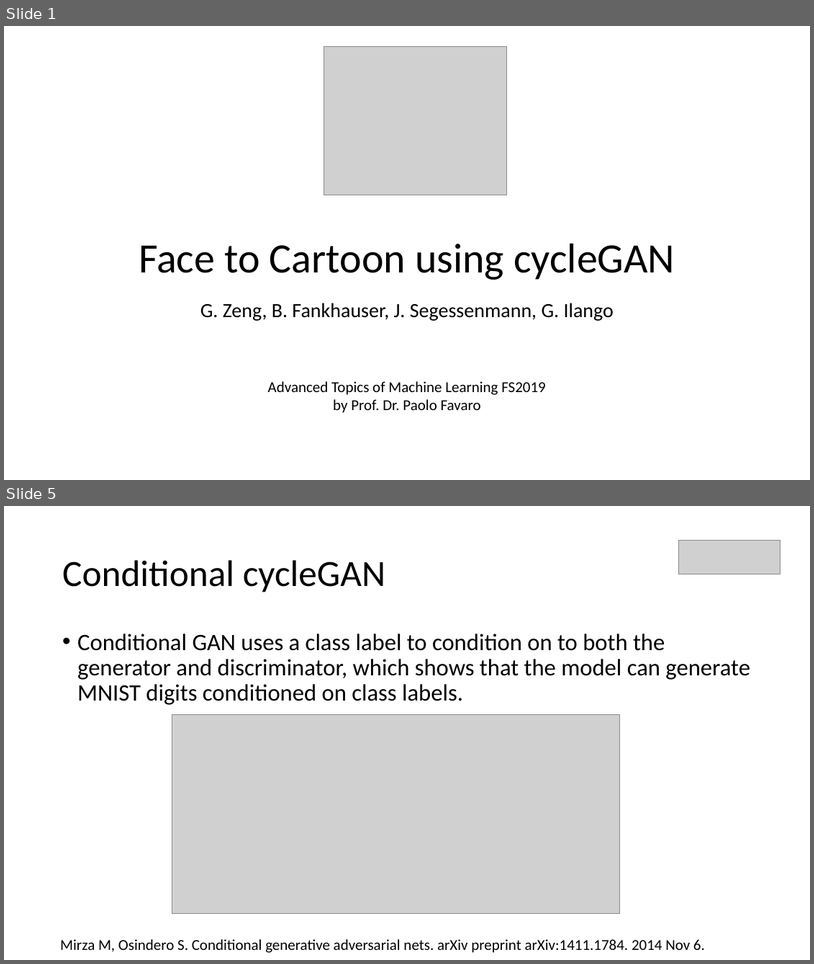
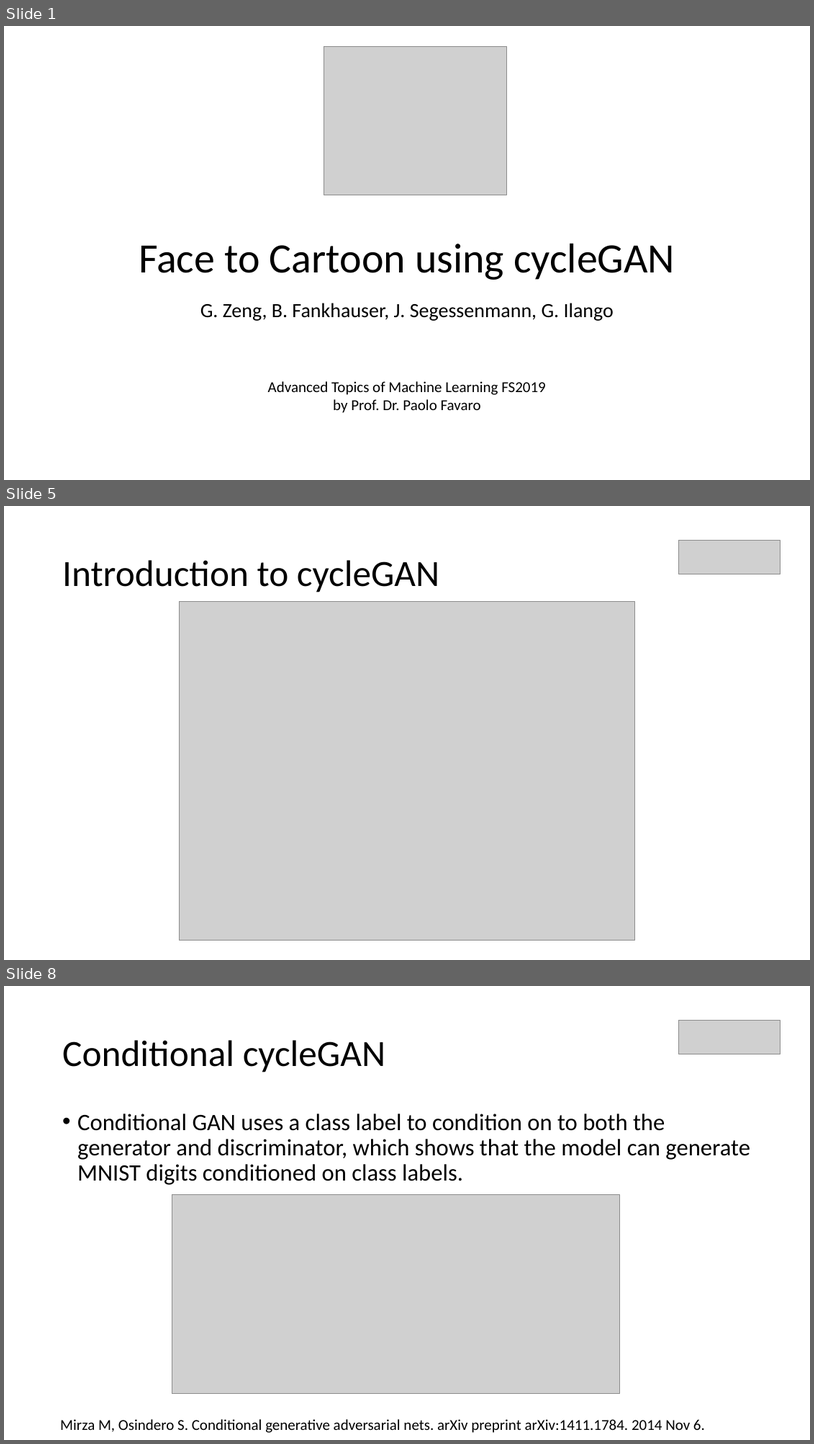
Before and after one commit to fs2019-atml/face-to-cartoon, a slide deck: Presentation_FaceToCartoon.pptx. Shown one above the other, each under a label of ours: slides 1 and 5 before the commit, slides 1, 5 and 8 after it; the slides between them are not shown. The pictures are 814x964 and 814x1444 pixels, drawn with LibreOffice and Linux fonts; fonts in the diff are those of the drawing; grey boxes stand for pictures. Boxes give left, top, right and bottom in pixels: in the first picture for what was removed or moved away, otherwise in the second. Text is boxed around its words. In the diff, an @@ line names an element or a change of style, - is before the commit and + after.

```diff
--- a/Presentation_FaceToCartoon.pptx
+++ b/Presentation_FaceToCartoon.pptx
@@ slide 5 added at [4, 506, 810, 960], background #FFFFFF @@
@@ picture added at [679, 541, 781, 574] @@
@@ title added at [62, 560, 440, 592], 44 pt, text #000000 @@
+Introduction to cycleGAN
@@ picture added at [179, 602, 635, 940] @@
@@ what was slide 5 is now slide 8 @@
```
Also in this commit, not shown: 4 slides changed, 3 other slides added, 1 slide removed.
